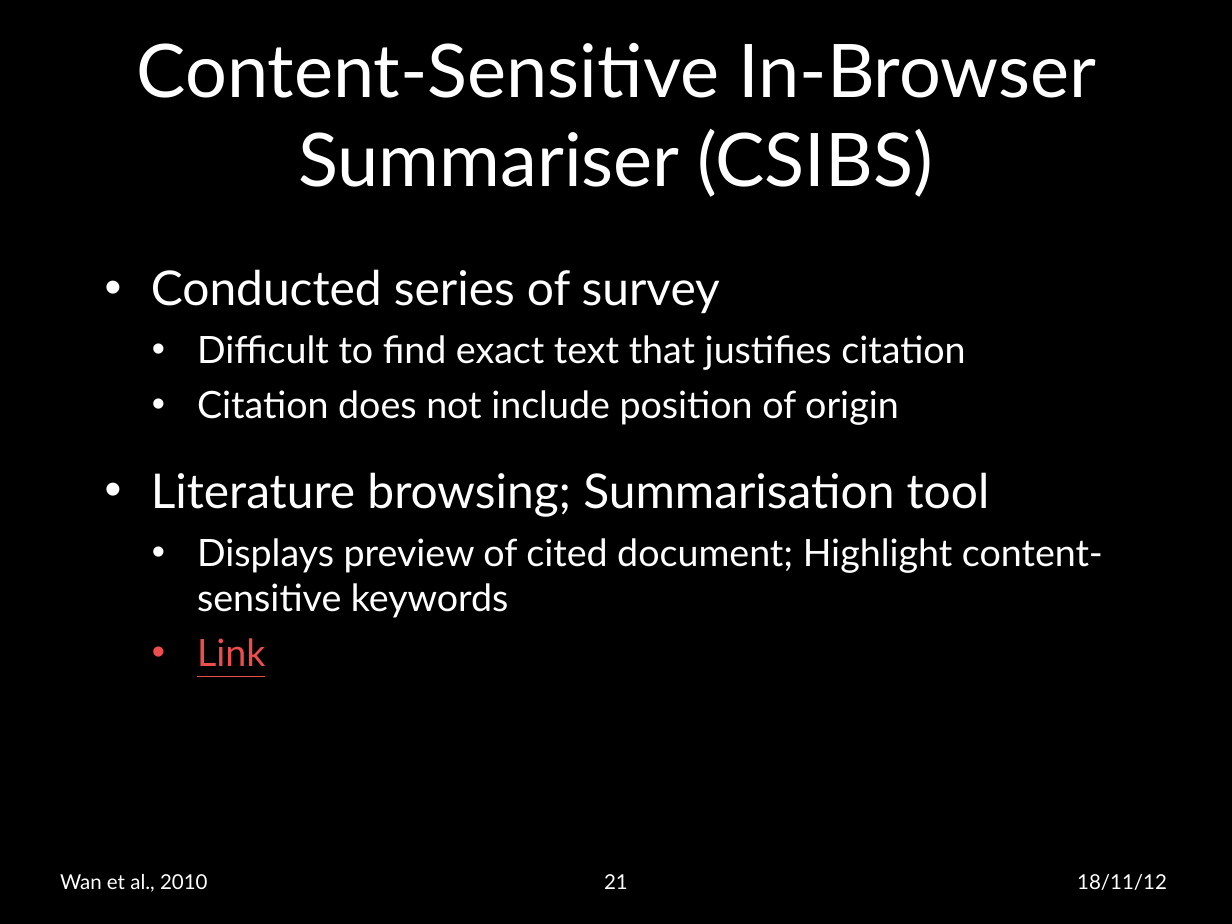
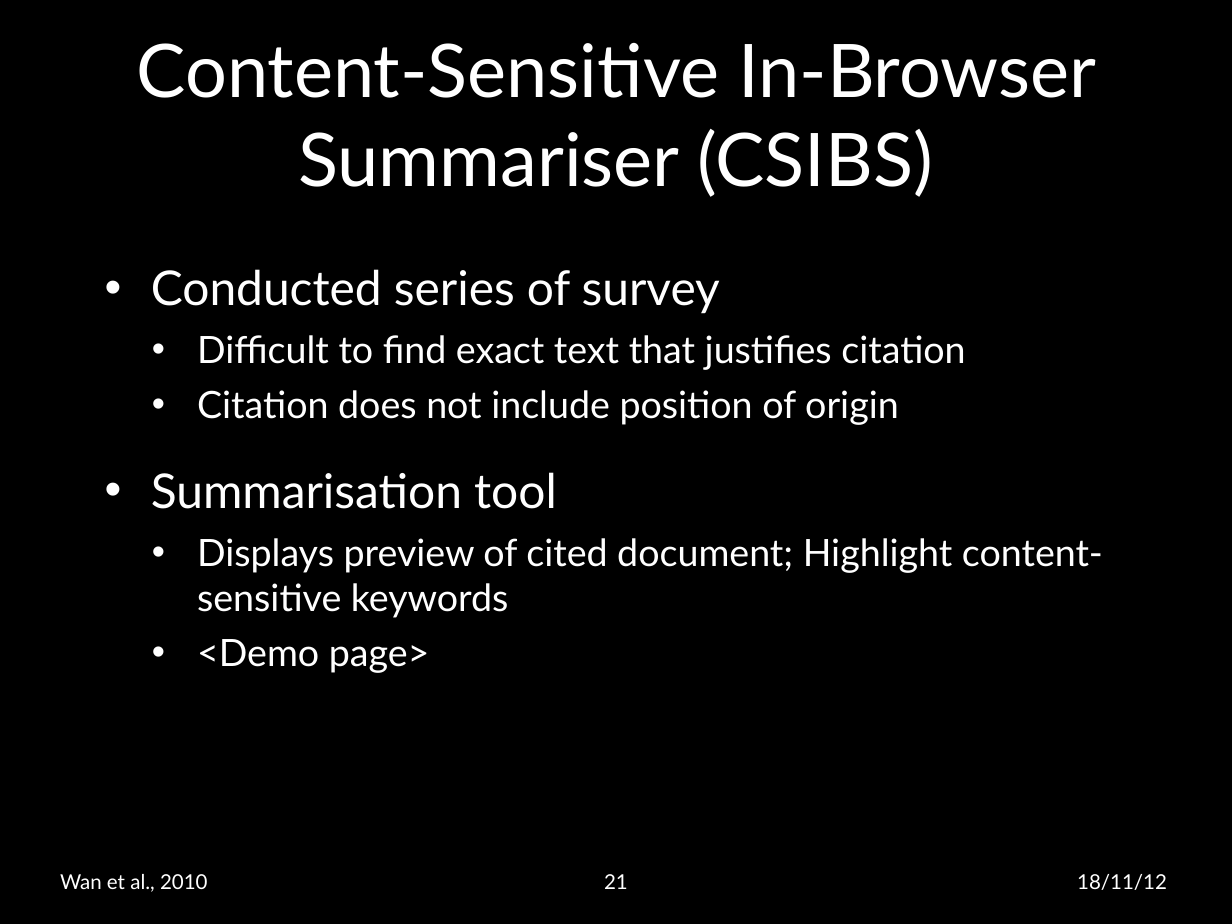
Before and after one commit to lwheng/fyp, a slide deck: slide 21 of presentation/final presentation.pptx. Drawn at 1232x924 pixels with LibreOffice and Linux fonts; fonts in the diff are those of the drawing; background and template pictures are left out. Boxes give left, top, right and bottom in pixels: in the first picture for what was removed or moved away, otherwise in the second. Text is boxed around its words. In the diff, an @@ line names an element or a change of style, - is before the commit and + after.

```diff
--- a/presentation/final presentation.pptx
+++ b/presentation/final presentation.pptx
@@ text at <box>151,472,557,509</box>: text changed @@
-• Literature browsing; Summarisation tool
+• Summarisation tool
@@ text at <box>197,639,430,673</box>: text changed; text colour #EC4D4D to #FFFFFF @@
-  • Link
+  • <Demo page>
```
Also in this commit, not shown: 11 other slides changed, 2 slides removed.
